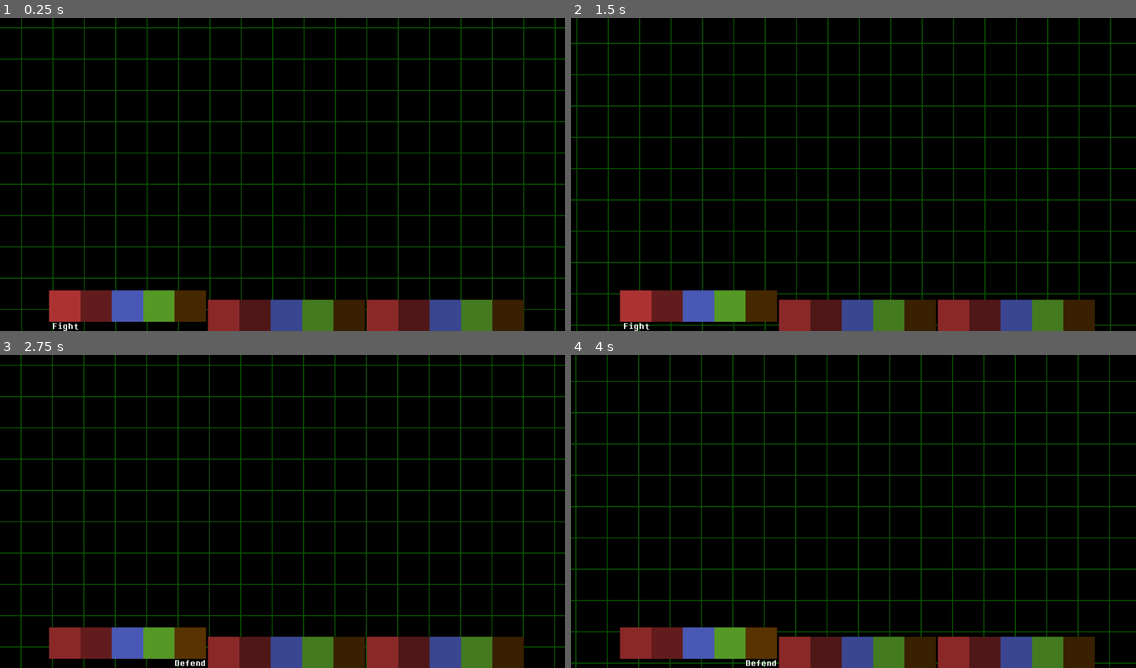
Above: before the commit, frames 1-4 (two rows, left to right).
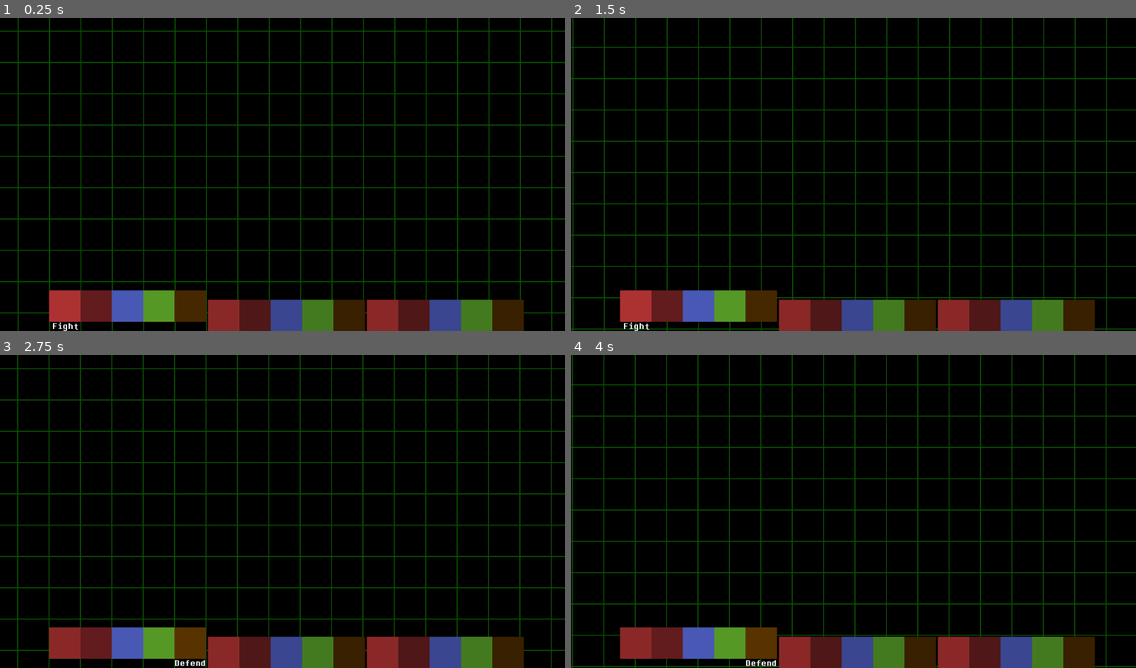
Above: after the commit, the same moments.

Repository: LunarTides/nutdealer
Game: Godot game, scene res://scenes/ui/encounter/encounter_ui.tscn
Same seed, same stepped clock (60 frames per second), same inputs: the game is played once before the commit and once after it. This scene is started directly instead of the project's main scene. The engine's default icon, where the game draws it, is replaced by a stand-in: a white triangle on a blue panel in a dark square.
Inputs (mouse positions are in pixels of both pictures, inside the frame that each line leads up to):
- Up to frame 1 (0.25 s): no input
- Up to frame 2 (1.5 s): move the mouse to (825, 237) at 0.52 s; hold Shift (editor_pan_speed_up) 0.53-1.25 s; hold Z (interact) 0.53-1.25 s; click (825, 237) at 0.67 s; drag from (1023, 221) to (825, 237) at 1.27 s
- Up to frame 3 (2.75 s): move the mouse to (113, 464) at 2.02 s; hold A (editor_pan_left) from 2.03 s (still down); hold Ctrl from 2.03 s (still down); tap Z (interact) at 2.3 s
- Up to frame 4 (4 s): release A (editor_pan_left) at 2.75 s; release Ctrl at 2.75 s; drag from (881, 511) to (684, 464) at 2.77 s; move the mouse to (768, 433) at 3.52 s; hold S (editor_pan_down) from 3.53 s (still down); hold Z (interact) from 3.53 s (still down)

The runs differ from the first frame. In frame 1, 14% of the frame differs, in the area x 0-100%, y 0-100%; in frame 2, 14%; in frame 3, 13%; in frame 4, 14%.

Commit message:
Add projectiles

Diff:
--- /dev/null
+++ b/scenes/projectile.gd
@@ -0,0 +1,45 @@
+@tool
+extends CharacterBody2D
+class_name Projectile
+
+enum ProjectileType {
+	Damage,
+	Heal,
+}
+
+@export var sprite: Texture2D:
+	set(value):
+		sprite = value
+
+		if is_instance_valid(animated_sprite_2d):
+			animated_sprite_2d.sprite_frames.set_frame(&"default", 0, sprite)
+@export var speed: float = 150.0
+@export var type: ProjectileType = ProjectileType.Damage
+@export var damage: int = 10
+@export var start_position: Vector2
+
+@export_category("Nodes")
+@export var animated_sprite_2d: AnimatedSprite2D
+
+func _ready() -> void:
+	reset_position()
+
+	animated_sprite_2d.sprite_frames = animated_sprite_2d.sprite_frames.duplicate()
+	animated_sprite_2d.sprite_frames.set_frame(&"default", 0, sprite)
+
+	Encounter.turn_ended.connect(func(turn: int) -> void:
+		print(turn)
+		queue_free()
+	)
+
+func _physics_process(delta: float) -> void:
+	if Engine.is_editor_hint():
+		return
+
+	var direction: Vector2 = Vector2.LEFT
+	velocity = direction * speed
+
+	move_and_slide()
+
+func reset_position() -> void:
+	position = start_position
--- /dev/null
+++ b/scenes/projectile.tscn
@@ -0,0 +1,35 @@
+[gd_scene format=3 uid="uid://ddbwwx6oq47q6"]
+
+[ext_resource type="Texture2D" uid="uid://cxrbxe32nw7yq" path="res://assets/sprites/tiles/debug/red.svg" id="1_c8fcr"]
+[ext_resource type="Script" uid="uid://dpa1y3057ys6q" path="res://scenes/projectile.gd" id="1_q3m7n"]
+
+[sub_resource type="SpriteFrames" id="SpriteFrames_hakx0"]
+animations = [{
+"frames": [{
+"duration": 1.0,
+"texture": ExtResource("1_c8fcr")
+}],
+"loop": 1,
+"name": &"default",
+"speed": 5.0
+}]
+
+[sub_resource type="RectangleShape2D" id="RectangleShape2D_hakx0"]
+size = Vector2(32, 32)
+
+[node name="Projectile" type="CharacterBody2D" unique_id=887394843 node_paths=PackedStringArray("animated_sprite_2d")]
+collision_layer = 4
+motion_mode = 1
+script = ExtResource("1_q3m7n")
+sprite = ExtResource("1_c8fcr")
+animated_sprite_2d = NodePath("AnimatedSprite2D")
+
+[node name="AnimatedSprite2D" type="AnimatedSprite2D" parent="." unique_id=928533118]
+scale = Vector2(0.5, 0.5)
+sprite_frames = SubResource("SpriteFrames_hakx0")
+
+[node name="HitBox" type="Area2D" parent="." unique_id=1396939519]
+collision_layer = 4
+
+[node name="CollisionShape2D" type="CollisionShape2D" parent="HitBox" unique_id=1658056790]
+shape = SubResource("RectangleShape2D_hakx0")
--- a/scenes/ui/encounter/actions.gd
+++ b/scenes/ui/encounter/actions.gd
@@ -81,7 +81,7 @@
 	if button_index == 0:
 		# TODO: Choose an enemy.
 		# TODO: Do the attack timing thing to vary attack damage.
-		Encounter.deal_damage(0, 50)
+		Encounter.deal_damage_to_enemy(0, 50)
 		Encounter.end_turn()
 	# Act
 	elif button_index == 1:
--- a/scenes/ui/encounter/encounter_ui.tscn
+++ b/scenes/ui/encounter/encounter_ui.tscn
@@ -42,10 +42,10 @@
 modulate = Color(0.039698455, 0.33625436, 1.92523e-07, 1)
 z_index = -10
 layout_mode = 0
-offset_left = -89.899704
-offset_top = -166.10146
-offset_right = 1318.1003
-offset_bottom = 729.89856
+offset_left = -161.1566
+offset_top = -94.84436
+offset_right = 1246.8434
+offset_bottom = 801.15564
 mouse_filter = 2
 texture = ExtResource("1_3ians")
 stretch_mode = 1
--- a/scenes/ui/encounter/soul.gd
+++ b/scenes/ui/encounter/soul.gd
@@ -28,3 +28,15 @@
 
 func reposition() -> void:
 	global_position = Global.screen_size / 2
+
+
+func _on_hitbox_area_entered(area: Area2D) -> void:
+	var projectile: Projectile = area.get_parent()
+	if projectile is Projectile:
+		if projectile.type == Projectile.ProjectileType.Damage:
+			# TODO: Do invincibility frames.
+			Encounter.deal_damage_to_party_targets(projectile.damage)
+		elif projectile.type == Projectile.ProjectileType.Heal:
+			Encounter.heal_party_targets(projectile.damage)
+
+		projectile.queue_free()
--- a/scenes/ui/encounter/soul.tscn
+++ b/scenes/ui/encounter/soul.tscn
@@ -10,6 +10,7 @@
 radius = 12.0
 
 [node name="Soul" type="CharacterBody2D" unique_id=1163045652]
+collision_mask = 5
 motion_mode = 1
 script = ExtResource("1_niifa")
 speed = 100.0
@@ -27,3 +28,5 @@
 
 [node name="CollisionShape2D" type="CollisionShape2D" parent="Hitbox" unique_id=1549570371]
 shape = SubResource("CircleShape2D_58lfs")
+
+[connection signal="area_entered" from="Hitbox" to="." method="_on_hitbox_area_entered"]
--- a/scripts/game/encounter.gd
+++ b/scripts/game/encounter.gd
@@ -2,6 +2,7 @@
 
 const ENCOUNTER_UI: PackedScene = preload("uid://dhefrdnkspjje")
 const ENCOUNTER_PARTY_MEMBER: PackedScene = preload("uid://db1npunkjreud")
+const PROJECTILE: PackedScene = preload("uid://ddbwwx6oq47q6")
 
 signal started(tile: Tile)
 signal ended(tile: Tile)
@@ -66,7 +67,7 @@
 	ralsei.health = 100
 	party_members.append(ralsei)
 
-func deal_damage(enemy_index: int, amount: int) -> void:
+func deal_damage_to_enemy(enemy_index: int, amount: int) -> void:
 	var encounter_data: EncounterData = encounter_datas.get(enemy_index)
 	if not encounter_data:
 		return
@@ -76,6 +77,17 @@
 
 	if encounter_data.health <= 0:
 		win_by_damage()
+
+func deal_damage_to_party_targets(amount: int) -> void:
+	# TODO: Deal damage to attack targets.
+	print_debug("[Encounter] Dealt %d damage to %s. Health %d -> %d" % [amount, party_members[0].name, party_members[0].health, party_members[0].health - amount])
+	party_members[0].health -= amount
+
+func heal_party_targets(amount: int) -> void:
+	# TODO: Heal attack targets.
+	# TODO: Clamp to max health.
+	print_debug("[Encounter] Healed %d damage to %s. Health %d -> %d" % [amount, party_members[0].name, party_members[0].health, party_members[0].health + amount])
+	party_members[0].health += amount
 
 func defend_this_turn() -> void:
 	# TODO: Implement
@@ -86,12 +98,12 @@
 		return
 
 	if state == State.Enemy:
-		state = State.PartyMembers
-
 		var old_turn: int = turn
 		turn = 0
 		turn_ended.emit(old_turn)
 
+		state = State.PartyMembers
+
 		print_debug("[Encounter] Enemy turn ended.")
 		return
 
@@ -99,17 +111,28 @@
 	turn += 1
 	print_debug("[Encounter] Turn counter incremented.")
 
+	turn_ended.emit(turn - 1)
+
 	if turn >= party_members.size():
 		state = State.Enemy
 
-	turn_ended.emit(turn - 1)
-
 func handle_enemy_turn() -> void:
 	if not running:
 		return
 
 	# TODO: Do
-	print_debug("[Encounter] Enemy turn. Enemy will do nothing for 3 seconds.")
+	var projectile_1: Projectile = PROJECTILE.instantiate()
+	projectile_1.sprite = preload("res://assets/sprites/tiles/debug/red.svg")
+	projectile_1.start_position = Vector2(339, 57)
+	ui.soul_container.add_child(projectile_1)
+
+	var projectile_2: Projectile = PROJECTILE.instantiate()
+	projectile_2.sprite = preload("res://assets/sprites/tiles/debug/green.svg")
+	projectile_2.type = Projectile.ProjectileType.Heal
+	projectile_2.start_position = Vector2(339, 200)
+	ui.soul_container.add_child(projectile_2)
+
+	print_debug("[Encounter] Enemy turn. Spawn 2 projectiles, wait for 2 seconds.")
 	await get_tree().create_timer(3.0).timeout
 	end_turn()
 
--- a/scripts/game/game.gd
+++ b/scripts/game/game.gd
@@ -23,12 +23,13 @@
 
 var playing: bool = false:
 	set(value):
-		playing = value
-
-		if playing:
-			play_start.emit()
-		else:
-			play_end.emit()
+		if playing != value:
+			playing = value
+
+			if playing:
+				play_start.emit()
+			else:
+				play_end.emit()
 var mode: Mode = Mode.DarkWorld:
 	set(value):
 		if mode != value:
Not shown, added: scenes/projectile.gd.uid
